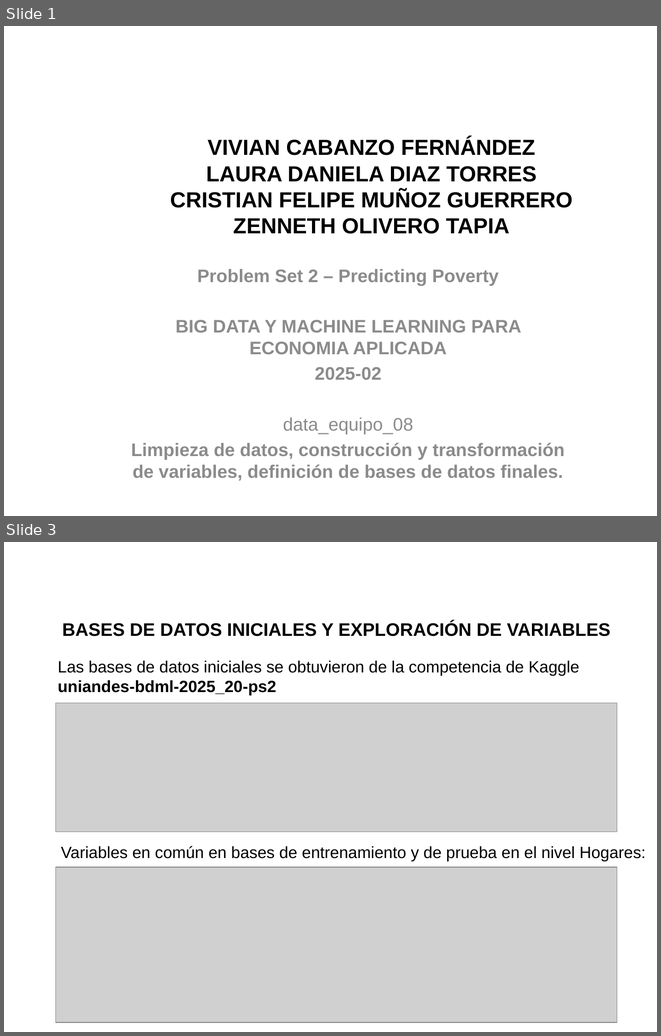
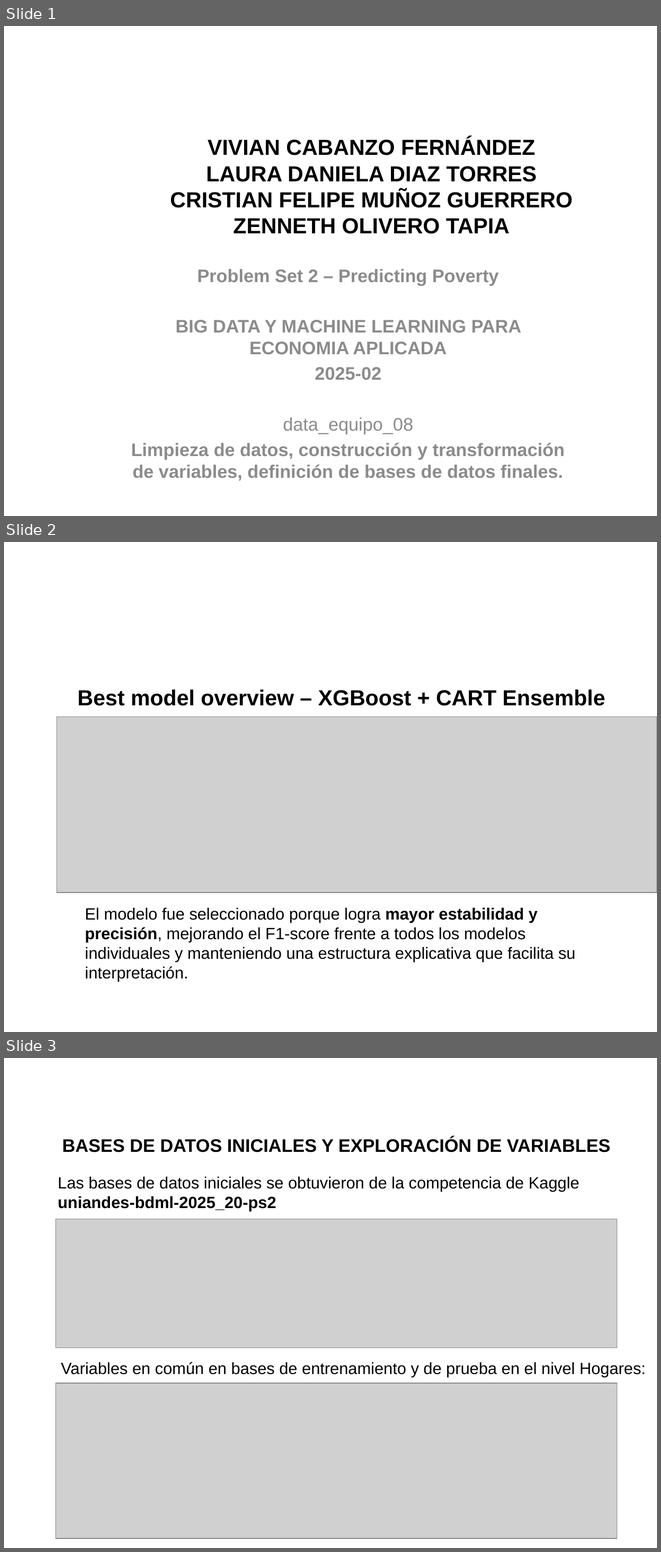
Before and after one commit to VivianCabanzo/Taller2_Predicting-Poverty, a slide deck: Presentaciones/data_equipo_08.pptx. Shown one above the other, each under a label of ours: slides 1 and 3 before the commit, slides 1, 2 and 3 after it; the slides between them are not shown. The pictures are 661x1036 and 661x1552 pixels, drawn with LibreOffice and Linux fonts; fonts in the diff are those of the drawing; grey boxes stand for pictures; background and template pictures are left out. Boxes give left, top, right and bottom in pixels: in the first picture for what was removed or moved away, otherwise in the second. Text is boxed around its words. In the diff, an @@ line names an element or a change of style, - is before the commit and + after.

```diff
--- a/Presentaciones/data_equipo_08.pptx
+++ b/Presentaciones/data_equipo_08.pptx
@@ slide 2 added at <box>4,542,657,1032</box>, background picture (left out) @@
@@ title added at <box>78,689,605,706</box>, 24 pt, text #000000, bold @@
+Best model overview – XGBoost + CART Ensemble
@@ picture added at <box>57,716,657,892</box> @@
@@ text added at <box>85,907,576,981</box>, 18 pt, text #000000 @@
+El modelo fue seleccionado porque logra mayor estabilidad y precisión, mejorando el F1-score frente a todos los modelos individuales y manteniendo una estructura explicativa que facilita su interpretación.
```
Also in this commit, not shown: 1 slide removed.
